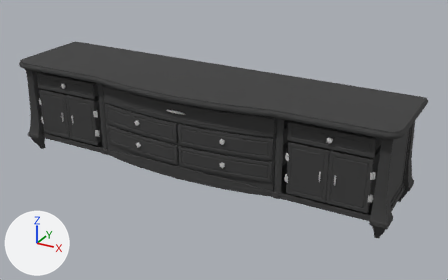
The FBX model LastNightOfJohnDoe/Assets/FBX/Props/ChesOfDawers_Hall.FBX as it was, and as the next commit left it.
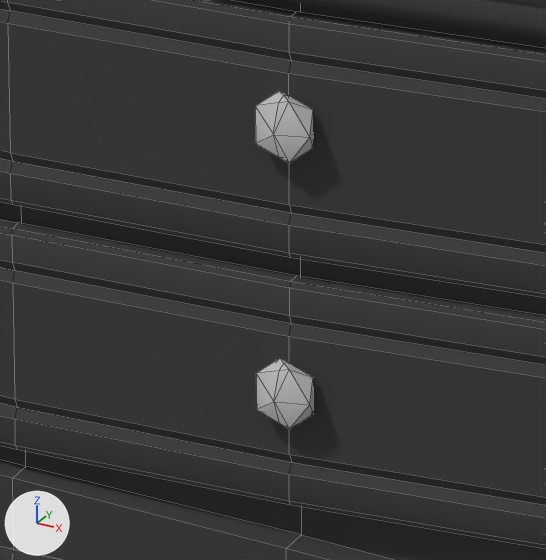
The first picture shows the older version from a camera (50 mm lens) standing at (2.47, -4.15, 2.43) and looking at (0.18, 0.01, 0.34). The close-ups show both versions on the part from 44% to 55% of the width and 47% to 64% of the height of that picture; other places that the commit changed are outside them. Lighting does not change. The marker at lower left points along +X, +Y and +Z. The close-ups show mesh edges as thin lines. Where no turn or scale is listed for an object, it has been applied to the vertices. Vertices at the same position are counted once.

The scene before the commit, as lines of its bpy script (objects in view):
```python
ob_chestofdawers_hall_05 = bpy.data.objects.new('ChestOfDawers_Hall_05', me_mesh_009)
ob_chestofdawers_hall_05.location = (0.393, -0.1349, 0.4591)
ob_chestofdawers_hall_07 = bpy.data.objects.new('ChestOfDawers_Hall_07', me_mesh_001)
ob_chestofdawers_hall_07.location = (0.393, -0.1349, 0.2752)
ob_chestofdawers_hall_main = bpy.data.objects.new('ChestOfDawers_Hall_Main', me_mesh)
ob_chestofdawers_hall_main.location = (0.0, 0.0, 0.0)
# also in view: 'ChestOfDawers_Hall_02' at (0.0, -0.22, 0.69)
```
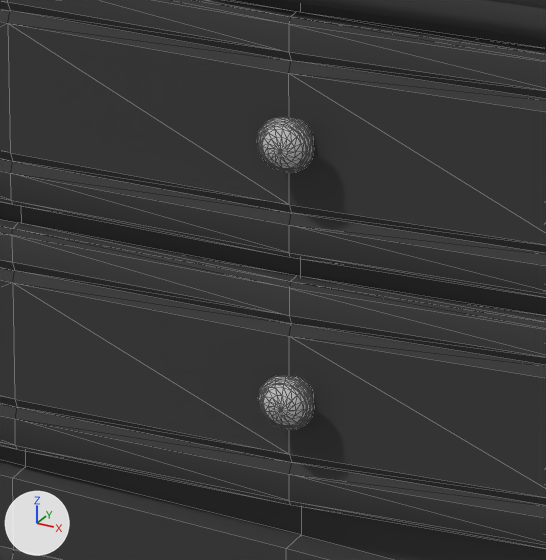
Where the change shows, as pixel boxes (x1, y1, x2, y2) in the close-ups (546 x 560 px):
part 1 of me_mesh_009, added
    after: (257, 117, 314, 173)
part 2 of me_mesh_009, added
    after: (292, 119, 313, 142)
part 3 of me_mesh_009, deleted
    before: (255, 91, 313, 163)
part 4 of me_mesh_001, added
    after: (258, 376, 314, 430)
part 5 of me_mesh_001, added
    after: (291, 377, 313, 400)
part 6 of me_mesh_001, deleted
    before: (256, 358, 313, 429)

The change in detail:
me_mesh_001 is used by ob_chestofdawers_hall_07; location (0.393, -0.1349, 0.2752).
me_mesh_001 had 167 vertices, 144 faces and spanned x -0.384..0.384, y -0.279..0.142, z -0.027..0.139.
me_mesh_001 now has 435 vertices, 746 faces and spans x -0.384..0.384, y -0.284..0.142, z -0.027..0.139.
me_mesh_001 part 4: a new loose piece of 162 vertices spanning x -0.015..0.025, y -0.284..-0.269, z 0.038..0.078, in mat_cajonera_02_mat (light grey #cacaca).
me_mesh_001 part 5: a new loose piece of 97 vertices spanning x -0.009..0.016, y -0.264..-0.255, z 0.046..0.071, in mat_cajonera_02_mat (light grey #cacaca).
me_mesh_001 part 6: 23 vertices removed from x -0.023..0.022, y -0.279..-0.251, z 0.038..0.083.
me_mesh_009 is used by ob_chestofdawers_hall_05; location (0.393, -0.1349, 0.4591).
me_mesh_009 had 167 vertices, 144 faces and spanned x -0.384..0.384, y -0.279..0.142, z -0.027..0.146.
me_mesh_009 now has 435 vertices, 746 faces and spans x -0.384..0.384, y -0.285..0.142, z -0.027..0.146.
me_mesh_009 part 1: a new loose piece of 162 vertices spanning x -0.015..0.025, y -0.285..-0.269, z 0.043..0.083, in mat_cajonera_02_mat (light grey #cacaca).
me_mesh_009 part 2: a new loose piece of 97 vertices spanning x -0.009..0.016, y -0.264..-0.256, z 0.05..0.075, in mat_cajonera_02_mat (light grey #cacaca).
me_mesh_009 part 3: 23 vertices removed from x -0.023..0.022, y -0.279..-0.251, z 0.049..0.094.
